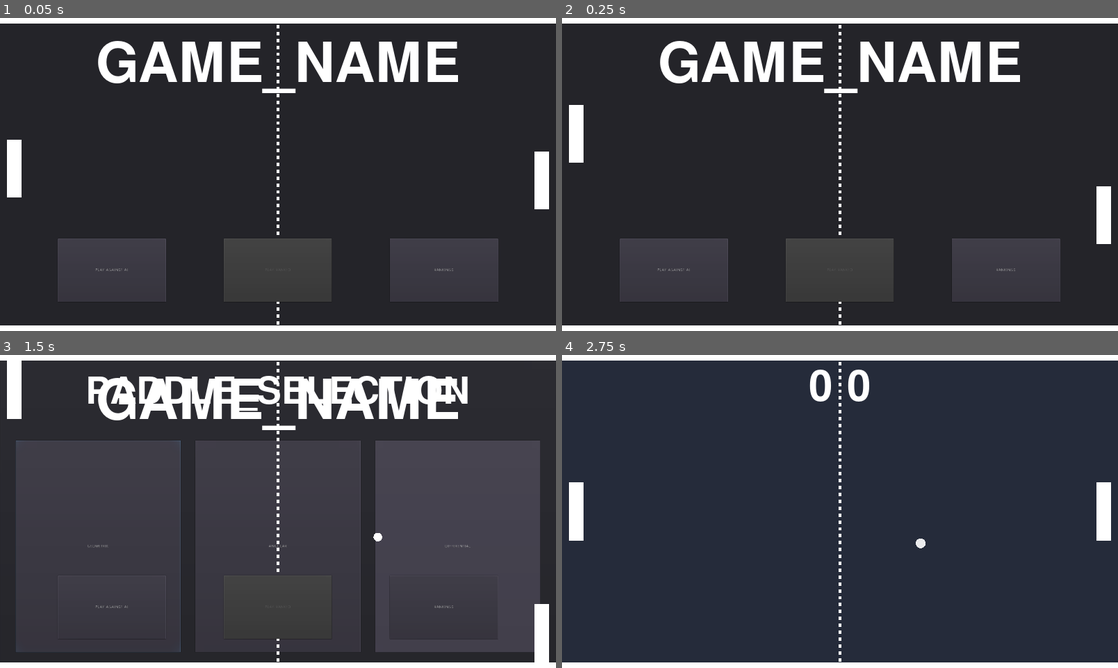
Above: before the commit, frames 1-4 (two rows, left to right).
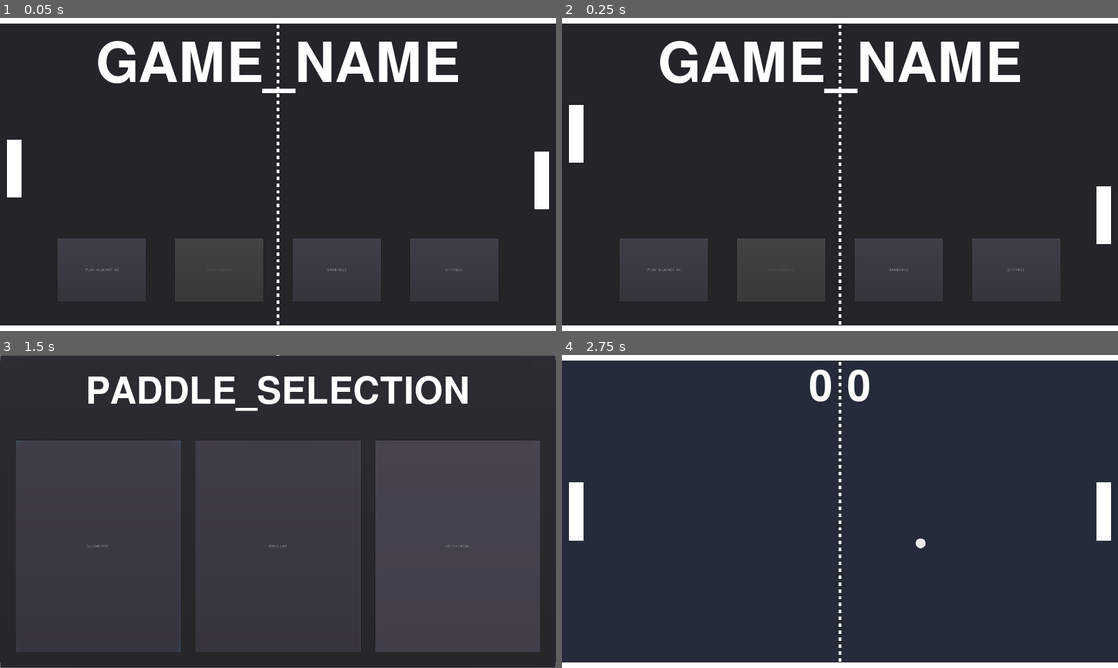
Above: after the commit, the same moments.

Repository: rondao/p01_pong
Game: Godot game, scene res://game/scenes/main_menu.tscn
Same seed, same stepped clock (60 frames per second), same inputs: the game is played once before the commit and once after it.
Inputs (mouse positions are in pixels of both pictures, inside the frame that each line leads up to):
- Up to frame 1 (0.05 s): no input
- Up to frame 2 (0.25 s): no input
- Up to frame 3 (1.5 s): click "RANKINGS" at 0.5 s; click (455, 608) at 1.25 s, where only the run after the commit has a clickable "SETTINGS"
- Up to frame 4 (2.75 s): click "PLAY_AGAINST_AI" at 2 s

The runs differ from the first frame. In frame 1, 4.0% of the frame differs, in the area x 15-84%, y 70-91%; in frame 2, 4.0%; in frame 3, 8.2%, in the area x 0-100%, y 0-100%; in frame 4, nothing differs.

Commit message:
Add settings menu to change paddle type and input
Signed-off-by: Rafael Rondao <rafael.rondao@gmail.com>

Diff:
--- a/game/scenes/main_menu.tscn
+++ b/game/scenes/main_menu.tscn
@@ -19,16 +19,21 @@
 "_edit_use_anchors_": true
 }
 
-[node name="Index1" type="Node2D" parent="."]
-z_index = 1
+[node name="PopupLayer" type="CanvasLayer" parent="."]
+layer = 3
 
-[node name="PongDemo" parent="Index1" instance=ExtResource( 2 )]
+[node name="DemoLayer" type="CanvasLayer" parent="."]
+
+[node name="PongDemo" parent="DemoLayer" instance=ExtResource( 2 )]
 anchor_right = 0.0
 anchor_bottom = 0.0
 margin_right = 1920.0
 margin_bottom = 1080.0
 
-[node name="Margin" type="MarginContainer" parent="Index1"]
+[node name="MenuLayer" type="CanvasLayer" parent="."]
+layer = 2
+
+[node name="Margin" type="MarginContainer" parent="MenuLayer"]
 margin_right = 1920.0
 margin_bottom = 1080.0
 custom_constants/margin_right = 200
@@ -39,7 +44,7 @@
 "_edit_use_anchors_": false
 }
 
-[node name="HBox" type="VBoxContainer" parent="Index1/Margin"]
+[node name="HBox" type="VBoxContainer" parent="MenuLayer/Margin"]
 margin_left = 200.0
 margin_top = 50.0
 margin_right = 1720.0
@@ -49,43 +54,51 @@
 "_edit_use_anchors_": false
 }
 
-[node name="GameName" type="Label" parent="Index1/Margin/HBox"]
+[node name="GameName" type="Label" parent="MenuLayer/Margin/HBox"]
 margin_right = 1520.0
 margin_bottom = 212.0
 custom_fonts/font = SubResource( 2 )
 text = "GAME_NAME"
 align = 1
 
-[node name="MainButtons" type="HBoxContainer" parent="Index1/Margin/HBox"]
+[node name="MainButtons" type="HBoxContainer" parent="MenuLayer/Margin/HBox"]
 margin_top = 712.0
 margin_right = 1520.0
 margin_bottom = 930.0
 size_flags_vertical = 3
-custom_constants/separation = 200
+custom_constants/separation = 100
 __meta__ = {
 "_edit_use_anchors_": true
 }
 
-[node name="PlayAgainstAI" type="Button" parent="Index1/Margin/HBox/MainButtons"]
-margin_right = 373.0
+[node name="PlayAgainstAI" type="Button" parent="MenuLayer/Margin/HBox/MainButtons"]
+margin_right = 305.0
 margin_bottom = 218.0
 size_flags_horizontal = 3
 text = "PLAY_AGAINST_AI"
 
-[node name="PlayRanked" type="Button" parent="Index1/Margin/HBox/MainButtons"]
-margin_left = 573.0
-margin_right = 946.0
+[node name="PlayRanked" type="Button" parent="MenuLayer/Margin/HBox/MainButtons"]
+margin_left = 405.0
+margin_right = 710.0
 margin_bottom = 218.0
 size_flags_horizontal = 3
 disabled = true
 text = "PLAY_RANKED"
 
-[node name="Rankings" type="Button" parent="Index1/Margin/HBox/MainButtons"]
-margin_left = 1146.0
+[node name="Rankings" type="Button" parent="MenuLayer/Margin/HBox/MainButtons"]
+margin_left = 810.0
+margin_right = 1115.0
+margin_bottom = 218.0
+size_flags_horizontal = 3
+text = "RANKINGS"
+
+[node name="Settings" type="Button" parent="MenuLayer/Margin/HBox/MainButtons"]
+margin_left = 1215.0
 margin_right = 1520.0
 margin_bottom = 218.0
 size_flags_horizontal = 3
-text = "RANKINGS"
-[connection signal="pressed" from="Index1/Margin/HBox/MainButtons/PlayAgainstAI" to="." method="_on_PlayAgainstAI_pressed"]
-[connection signal="pressed" from="Index1/Margin/HBox/MainButtons/PlayRanked" to="." method="_on_PlayRanked_pressed"]
-[connection signal="pressed" from="Index1/Margin/HBox/MainButtons/Rankings" to="." method="_on_Rankings_pressed"]
+text = "SETTINGS"
+[connection signal="pressed" from="MenuLayer/Margin/HBox/MainButtons/PlayAgainstAI" to="." method="_on_PlayAgainstAI_pressed"]
+[connection signal="pressed" from="MenuLayer/Margin/HBox/MainButtons/PlayRanked" to="." method="_on_PlayRanked_pressed"]
+[connection signal="pressed" from="MenuLayer/Margin/HBox/MainButtons/Rankings" to="." method="_on_Rankings_pressed"]
+[connection signal="pressed" from="MenuLayer/Margin/HBox/MainButtons/Settings" to="." method="_on_Settings_pressed"]
--- a/game/scripts/main_menu.gd
+++ b/game/scripts/main_menu.gd
@@ -11,7 +11,7 @@
 
 
 func _enable_ranked_game():
-	($Index1/Margin/HBox/MainButtons/PlayRanked as Button).disabled = false
+	($MenuLayer/Margin/HBox/MainButtons/PlayRanked as Button).disabled = false
 
 
 func _on_PlayAgainstAI_pressed():
@@ -34,6 +34,12 @@
 	_start_game(PongGame.create_game(PongGame.GameType.LOCAL_MULTIPLAYER))
 
 
+func _on_Settings_pressed():
+	yield(_popup_paddle_type_selection(), "popup_hide")
+	if OS.has_touchscreen_ui_hint():
+		yield(_popup_mobile_input_selection(), "popup_hide")
+
+
 func _on_Network_game_found(side: int, rng_seed: int):
 	seed(rng_seed)
 	_start_game(PongGame.create_game(PongGame.GameType.NETWORK_MULTIPLAYER, side))
@@ -54,7 +60,7 @@
 
 func _popup_paddle_type_selection() -> PopupPanel:
 	var paddle_selection_popup := (load("res://game/scenes/paddle_selection.tscn") as PackedScene).instance() as PopupPanel
-	get_tree().get_root().add_child(paddle_selection_popup)
+	$PopupLayer.add_child(paddle_selection_popup)
 
 	paddle_selection_popup.popup()
 	return paddle_selection_popup
@@ -62,7 +68,7 @@
 
 func _popup_mobile_input_selection() -> PopupPanel:
 	var mobile_input_selection_popup := (load("res://game/scenes/mobile_input_selection.tscn") as PackedScene).instance() as PopupPanel
-	get_tree().get_root().add_child(mobile_input_selection_popup)
+	$PopupLayer.add_child(mobile_input_selection_popup)
 
 	mobile_input_selection_popup.popup()
 	return mobile_input_selection_popup
@@ -70,7 +76,7 @@
 
 func _popup_searching_game() -> PopupPanel:
 	var loading_popup := (load("res://game/scenes/searching_game.tscn") as PackedScene).instance() as PopupPanel
-	get_tree().get_root().add_child(loading_popup)
+	$PopupLayer.add_child(loading_popup)
 
 	loading_popup.popup()
 	return loading_popup
